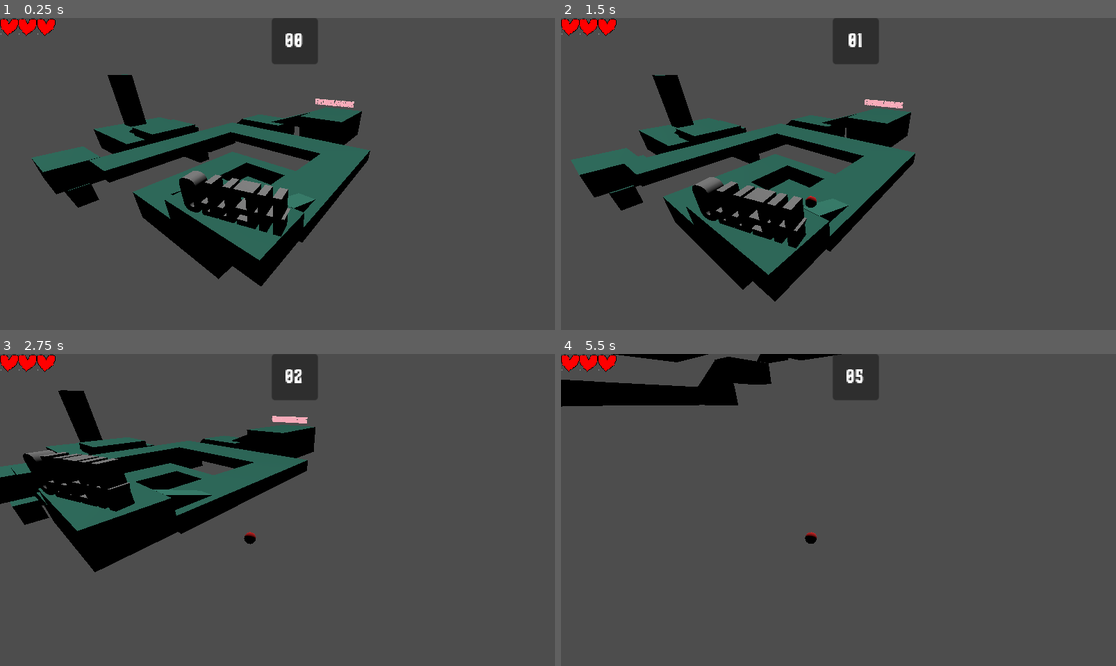
Above: before the commit, frames 1-4 (two rows, left to right).
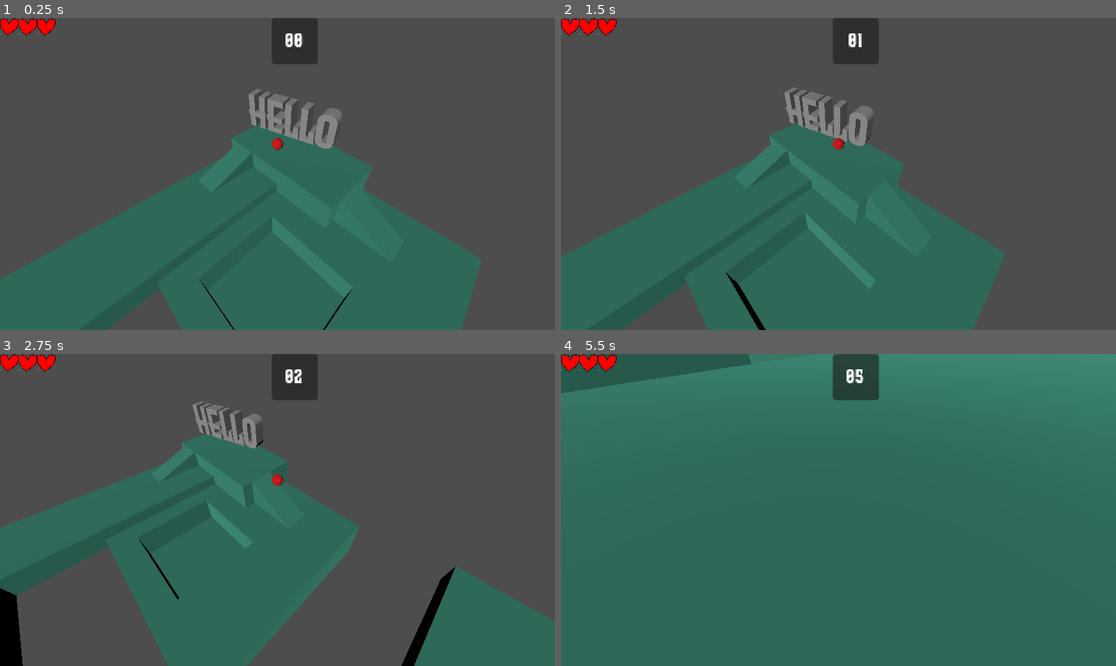
Above: after the commit, the same moments.

Repository: leon-arndt/InnoEngineJam2023
Game: Godot game, scene res://main.tscn
Same seed, same stepped clock (60 frames per second), same inputs: the game is played once before the commit and once after it.
Inputs:
- Up to frame 1 (0.25 s): no input
- Up to frame 2 (1.5 s): tap Enter at 0.5 s; hold Right (move_right) 0.53-1.28 s; hold Down (move_backward) from 1.28 s (still down)
- Up to frame 3 (2.75 s): release Down (move_backward) at 2.03 s; hold Right (move_right) from 2.03 s (still down)
- Up to frame 4 (5.5 s): release Right (move_right) at 2.78 s; hold Up (move_forward) 2.78-3.53 s; hold Left (move_left) 3.53-5.03 s; hold Down (move_backward) from 5.03 s (still down)

The runs differ from the first frame. In frame 1, 40% of the frame differs, in the area x 0-87%, y 18-100%; in frame 2, 38%; in frame 3, 38%; in frame 4, 98%, in the area x 0-100%, y 0-100%.

Commit message:
rotated camera

Diff:
--- a/FollowCamera.gd
+++ b/FollowCamera.gd
@@ -1,8 +1,8 @@
 extends Camera3D
 
 @export var camera_target: Node
+@export var camera_offset: Vector3
 
 # Called every frame. 'delta' is the elapsed time since the previous frame.
 func _process(delta):
-	position = camera_target.position + Vector3(-10,10,-10)
-	look_at(camera_target.position)
+	position = camera_target.position + camera_offset
--- a/PlayerMovement.gd
+++ b/PlayerMovement.gd
@@ -13,5 +13,5 @@
 	var left = Input.get_action_strength("move_left")
 	var right = Input.get_action_strength("move_right")
 	var direction = Vector3(left-right, 0, forward-backward)
-	direction = Quaternion.from_euler(Vector3(0,45,0)) * direction
+	direction = Quaternion.from_euler(Vector3(0,180,0)) * direction
 	apply_central_force(direction * 800 * delta)
--- a/scenes/player_and_camera.tscn
+++ b/scenes/player_and_camera.tscn
@@ -23,6 +23,7 @@
 shape = SubResource("SphereShape3D_i4vyp")
 
 [node name="Camera3D" type="Camera3D" parent="." node_paths=PackedStringArray("camera_target")]
-transform = Transform3D(1, 0, 0, 0, 0.883627, 0.468192, 0, -0.468192, 0.883627, 0.306936, 4.42407, 3.79149)
+transform = Transform3D(0.707107, -0.5, 0.5, 0, 0.707107, 0.707107, -0.707107, -0.5, 0.5, 10, 10, 10)
 script = ExtResource("2_vx0lq")
 camera_target = NodePath("../Player")
+camera_offset = Vector3(10, 10.5, 10)
